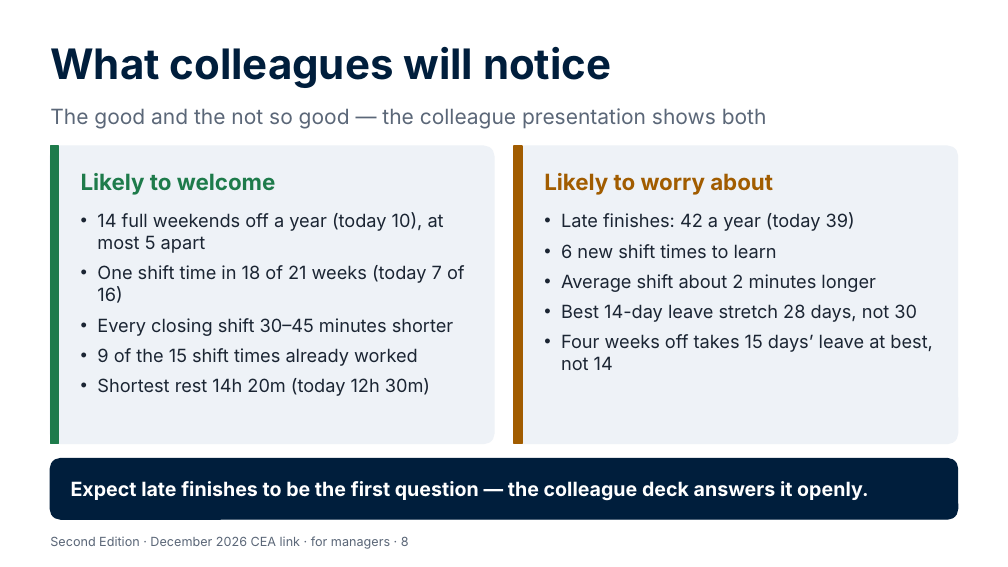
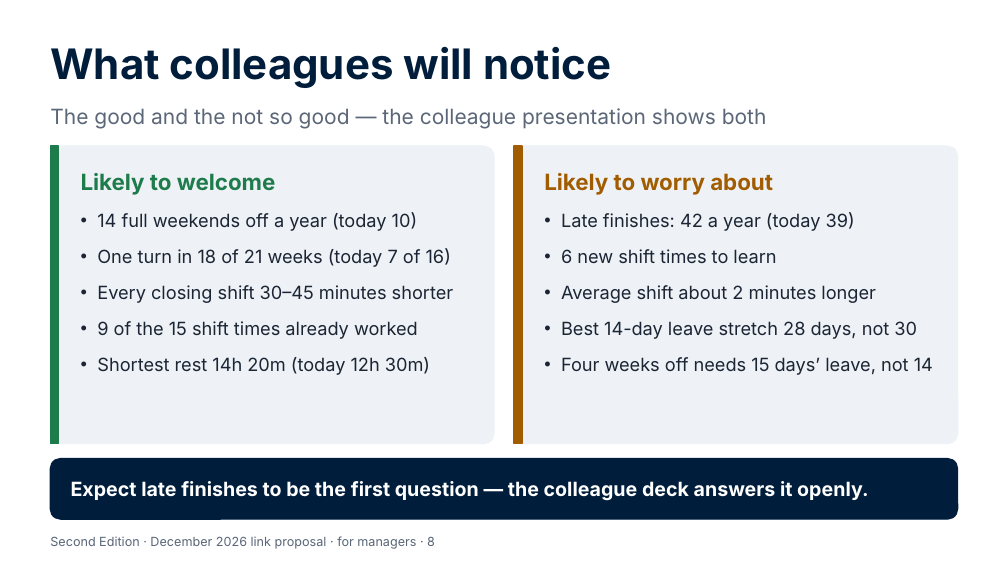
Before and after one commit to Garethdavidmiller/roster-app, a slide deck: slide 8 of docs/links-26/presentations/Second-Edition-for-managers.pptx. Drawn at 1008x567 pixels with LibreOffice and Linux fonts; fonts in the diff are those of the drawing. Boxes give left, top, right and bottom in pixels: in the first picture for what was removed or moved away, otherwise in the second. Text is boxed around its words. In the diff, an @@ line names an element or a change of style, - is before the commit and + after.

```diff
--- a/docs/links-26/presentations/Second-Edition-for-managers.pptx
+++ b/docs/links-26/presentations/Second-Edition-for-managers.pptx
@@ text at [97,212,451,267]: text changed @@
-• 14 full weekends off a year (today 10), at most 5 apart
-• One shift time in 18 of 21 weeks (today 7 of 16)
+• 14 full weekends off a year (today 10)
+• One turn in 18 of 21 weeks (today 7 of 16)
@@ text at [561,212,917,339]: more space between paragraphs @@
@@ text at [97,285,453,375]: more space between paragraphs @@
@@ text at [561,357,933,375]: text changed @@
-• Four weeks off takes 15 days’ leave at best, not 14
+• Four weeks off needs 15 days’ leave, not 14
@@ text at [50,536,435,549]: text changed @@
-Second Edition · December 2026 CEA link · for managers · 8
+Second Edition · December 2026 link proposal · for managers · 8
```
Also in this commit, not shown: 7 other slides changed, 17 other files.
